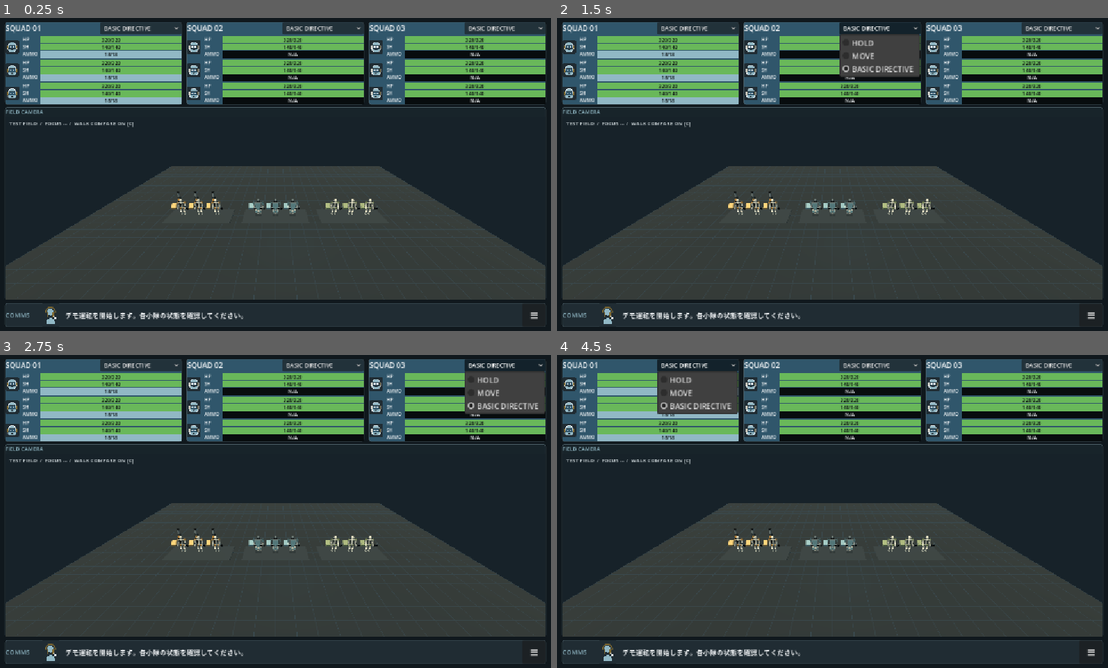
Above: before the commit, frames 1-4 (two rows, left to right).
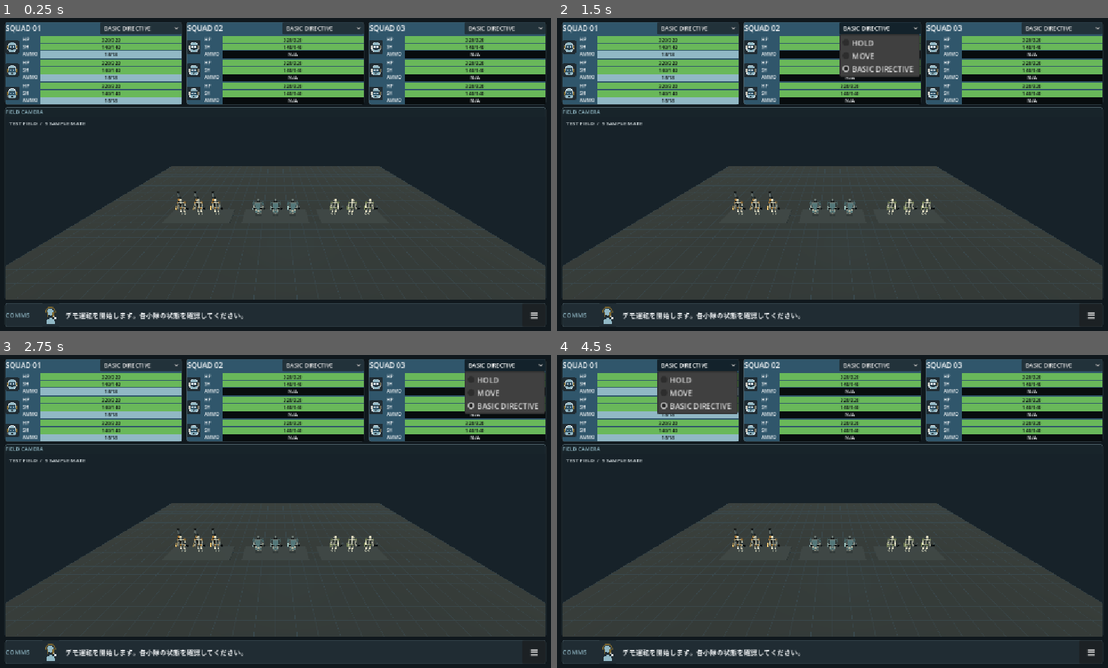
Above: after the commit, the same moments.

Repository: TakutoMiura/mate-prototype
Game: Godot game, scene res://Scenes/combat_hud.tscn
Two runs of this game, one before a commit and one after it. Both use one fixed random seed, a clock stepped at 60 frames per second and the inputs below.
Inputs:
- Up to frame 1 (0.25 s): no input
- Up to frame 2 (1.5 s): click "BASIC DIRECTIVE" at 0.5 s; click "BASIC DIRECTIVE" at 1.25 s
- Up to frame 3 (2.75 s): click "BASIC DIRECTIVE" at 2 s
- Up to frame 4 (4.5 s): click "≡" at 2.75 s; click "×" at 3.5 s; click "BASIC DIRECTIVE" at 4.25 s

The runs differ from the first frame. In frame 1, 0.3% of the frame differs, in the area x 8-67%, y 33-62%; in frame 2, 0.3%; in frame 3, 0.3%; in frame 4, 0.3%.

Commit message:
fix: restore independent squad movement and mount shield

Diff:
--- a/Scripts/UI/combat_hud.gd
+++ b/Scripts/UI/combat_hud.gd
@@ -125,7 +125,6 @@
 	viewport_container.add_child(viewport)
 	_test_field = TEST_FIELD_SCENE.instantiate() as TestField
 	_test_field.squad_selection_requested.connect(_on_squad_selected)
-	_test_field.walking_comparison_changed.connect(_on_walking_comparison_changed)
 	viewport.add_child(_test_field)
 	_test_field.prepare()
 	_unit_status_overlay = UNIT_STATUS_OVERLAY_SCRIPT.new() as UnitStatusOverlay
@@ -133,9 +132,9 @@
 	_unit_status_overlay.configure(_test_field)
 
 	_camera_status_label = Label.new()
-	_camera_status_label.text = "TEST FIELD  /  FOCUS --  /  WALK COMPARE ON [C]"
+	_camera_status_label.text = "TEST FIELD  /  9 SAMPLE MATE"
 	_camera_status_label.position = Vector2(8, 6)
-	_camera_status_label.size = Vector2(390, 22)
+	_camera_status_label.size = Vector2(250, 22)
 	_camera_status_label.add_theme_color_override("font_color", Color("#D7E0E3"))
 	_camera_status_label.add_theme_font_size_override("font_size", 11)
 	_camera_status_label.mouse_filter = Control.MOUSE_FILTER_IGNORE
@@ -164,24 +163,12 @@
 func _on_squad_selected(squad_number: int) -> void:
 	_selected_squad = squad_number
 	_refresh_squad_panels()
-	_refresh_field_status()
+	_camera_status_label.text = "CAMERA FOCUS  /  SQUAD %02d" % squad_number
 	if _test_field != null:
 		_test_field.focus_squad(squad_number)
 	if _unit_status_overlay != null and squad_number > 0 and squad_number <= _squads.size():
 		_unit_status_overlay.set_selected_squad(squad_number, _squads[squad_number - 1].members)
 	squad_focus_requested.emit(squad_number)
-
-
-func _on_walking_comparison_changed(enabled: bool) -> void:
-	_refresh_field_status()
-
-
-func _refresh_field_status() -> void:
-	if _camera_status_label == null:
-		return
-	var focus_text := "--" if _selected_squad <= 0 else "%02d" % _selected_squad
-	var compare_text := "ON" if _test_field == null or _test_field.walking_comparison_enabled else "OFF"
-	_camera_status_label.text = "TEST FIELD  /  FOCUS %s  /  WALK COMPARE %s [C]" % [focus_text, compare_text]
 
 
 func _on_order_requested(squad_number: int, order_id: String) -> void:
--- a/Scripts/World/mate_preview.gd
+++ b/Scripts/World/mate_preview.gd
@@ -44,6 +44,7 @@
 var _right_arm: Node3D
 var _left_forearm: Node3D
 var _right_forearm: Node3D
+var _left_hand: Node3D
 var _walking := false
 var _walk_blend := 0.0
 var _gait_phase := 0.0
@@ -215,6 +216,7 @@
 	_right_arm = _create_arm(_upper_body_rig, 1.0, "RightArm")
 	_left_forearm = _left_arm.get_node("ForearmRig") as Node3D
 	_right_forearm = _right_arm.get_node("ForearmRig") as Node3D
+	_left_hand = _left_forearm.get_node("HandRig") as Node3D
 
 
 func _build_skeleton_torso() -> void:
@@ -290,12 +292,16 @@
 	forearm.position.y = -0.51
 	forearm.rotation.x = -deg_to_rad(default_elbow_bend_degrees)
 	shoulder.add_child(forearm)
+	var hand := Node3D.new()
+	hand.name = "HandRig"
+	hand.position.y = -0.45
+	forearm.add_child(hand)
 	if _model_style == ModelStyle.SKELETON:
 		_add_joint(shoulder, "ShoulderJoint", Vector3.ZERO, 0.15, _accent_color)
 		_add_bone(shoulder, "UpperArmBone", 0.49, Vector3(0, -0.25, 0))
 		_add_joint(shoulder, "ElbowJoint", Vector3(0, -0.51, 0), 0.11)
 		_add_bone(forearm, "ForearmBone", 0.45, Vector3(0, -0.225, 0))
-		_add_joint(forearm, "HandJoint", Vector3(0, -0.45, 0), 0.10, BONE_HIGHLIGHT)
+		_add_joint(hand, "HandJoint", Vector3.ZERO, 0.10, BONE_HIGHLIGHT)
 	else:
 		_add_joint(shoulder, "shoulder_axle", Vector3.ZERO, 0.14, _accent_color)
 		_add_box_to(shoulder, "upper_support_frame", Vector3(0.24, 0.48, 0.24), Vector3(0, -0.25, 0), FRAME_COLOR)
@@ -303,7 +309,7 @@
 		_add_box_to(shoulder, "upper_hydraulic_link_right", Vector3(0.065, 0.44, 0.08), Vector3(0.15, -0.25, -0.08), BONE_HIGHLIGHT)
 		_add_joint(shoulder, "elbow_axle", Vector3(0, -0.51, 0), 0.11, JOINT_COLOR)
 		_add_box_to(forearm, "forearm_support_frame", Vector3(0.28, 0.42, 0.28), Vector3(0, -0.23, 0.03), METAL_COLOR)
-		_add_box_to(forearm, "wrist_mount", Vector3(0.24, 0.15, 0.24), Vector3(0, -0.46, 0.02), JOINT_COLOR)
+		_add_box_to(hand, "wrist_mount", Vector3(0.24, 0.15, 0.24), Vector3.ZERO, JOINT_COLOR)
 		_add_box_to(forearm, "forearm_rail_left", Vector3(0.065, 0.38, 0.08), Vector3(-0.16, -0.23, -0.08), BONE_COLOR)
 		_add_box_to(forearm, "forearm_rail_right", Vector3(0.065, 0.38, 0.08), Vector3(0.16, -0.23, -0.08), BONE_COLOR)
 	return shoulder
@@ -337,9 +343,14 @@
 
 func _add_equipment(parts: Dictionary) -> void:
 	if parts["shield"] != null:
-		_add_box_to(_left_forearm, "shield_mount", Vector3(0.15, 0.18, 0.17), Vector3(-0.39, -0.37, 0.04), JOINT_COLOR)
-		_add_box_to(_left_forearm, "shield", Vector3(0.68, 0.90, 0.16), Vector3(-0.60, -0.13, 0.18), _accent_color.lightened(0.15))
-		_add_box_to(_left_forearm, "shield_marking", Vector3(0.45, 0.055, 0.025), Vector3(-0.60, -0.07, 0.274), METAL_COLOR)
+		# Cant the hand-held shield outward so its face is visible in a side view.
+		var shield_mount := Node3D.new()
+		shield_mount.name = "ShieldHandMount"
+		shield_mount.rotation.y = -PI * 0.5
+		_left_hand.add_child(shield_mount)
+		_add_box_to(shield_mount, "shield_grip", Vector3(0.12, 0.14, 0.18), Vector3(0, 0, 0.08), JOINT_COLOR)
+		_add_box_to(shield_mount, "shield", Vector3(0.42, 0.64, 0.10), Vector3(0, 0, 0.22), _accent_color.lightened(0.15))
+		_add_box_to(shield_mount, "shield_marking", Vector3(0.28, 0.035, 0.015), Vector3(0, 0.04, 0.278), METAL_COLOR)
 
 	if parts["main_arm"] != null:
 		_add_box_to(_right_forearm, "weapon_receiver", Vector3(0.22, 0.22, 0.42), Vector3(0.39, -0.51, 0.16), JOINT_COLOR)
--- a/Scripts/World/test_field.gd
+++ b/Scripts/World/test_field.gd
@@ -3,7 +3,6 @@
 
 signal squad_selection_requested(squad_number: int)
 signal view_changed
-signal walking_comparison_changed(enabled: bool)
 
 const MATE_UNIT_STATE_SCRIPT := preload("res://Scripts/Data/mate_unit_state.gd")
 const SQUAD_COLORS := [Color("#D39B4C"), Color("#6A9AA9"), Color("#879C68")]
@@ -43,7 +42,6 @@
 var _camera_distance := 0.0
 var _follow_squad_number := 0
 var _selected_squad_number := 0
-var walking_comparison_enabled := true
 var _is_rotating := false
 var _continuous_rendering := false
 var _squad_centers: Array[Vector3] = []
@@ -231,17 +229,10 @@
 	var ground_point: Variant = Plane(Vector3.UP, 0.0).intersects_ray(ray_origin, ray_direction)
 	if ground_point == null:
 		return false
-	var selected_index := _selected_squad_number - 1
-	var selected_point := get_squad_point(_selected_squad_number)
-	var targets: Array[int] = [selected_index]
-	if walking_comparison_enabled and selected_index < 2:
-		targets = [0, 1]
-	for target_index in targets:
-		var route: Array = _squad_waypoints[target_index]
-		if not append:
-			route.clear()
-		var translation := get_squad_point(target_index + 1) - selected_point
-		route.append(Vector3(ground_point.x + translation.x, 0.0, ground_point.z + translation.z))
+	var route: Array = _squad_waypoints[_selected_squad_number - 1]
+	if not append:
+		route.clear()
+	route.append(Vector3(ground_point.x, 0.0, ground_point.z))
 	_refresh_waypoint_visual()
 	_set_continuous_rendering(true)
 	return true
@@ -437,10 +428,6 @@
 	elif Input.is_action_just_pressed("select_squad_3"):
 		squad_selection_requested.emit(3)
 		get_viewport().set_input_as_handled()
-	if Input.is_action_just_pressed("toggle_walking_comparison"):
-		walking_comparison_enabled = not walking_comparison_enabled
-		walking_comparison_changed.emit(walking_comparison_enabled)
-		get_viewport().set_input_as_handled()
 	if Input.is_action_just_pressed("camera_focus_selected"):
 		if _selected_squad_number > 0:
 			follow_squad(_selected_squad_number)
@@ -526,7 +513,6 @@
 	_register_key_action("camera_pan_right", KEY_D)
 	_register_key_action("camera_focus_selected", KEY_F)
 	_register_key_action("camera_reset", KEY_HOME)
-	_register_key_action("toggle_walking_comparison", KEY_C)
 	_register_key_action("select_squad_1", KEY_1)
 	_register_key_action("select_squad_2", KEY_2)
 	_register_key_action("select_squad_3", KEY_3)
Not shown, changed: Documents/ACCEPTANCE_TESTS.md
Not shown, changed: Documents/WALK_MOTION_SPEC.md
Not shown, changed: README.md
